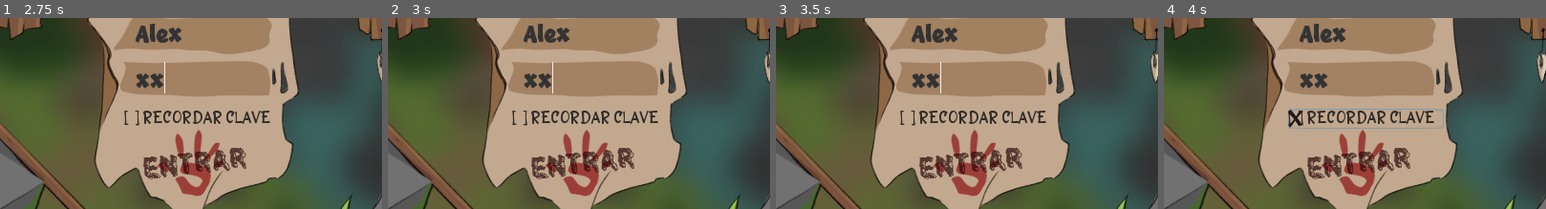
Above: before the commit, frames 1-4 (left to right).
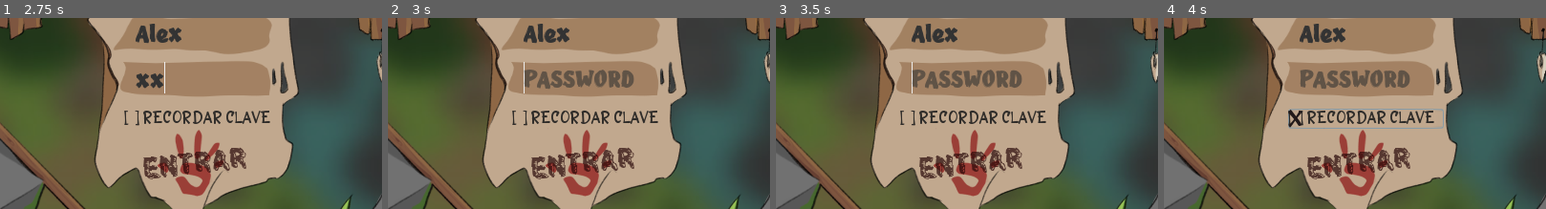
Above: after the commit, the same moments.

Repository: GabrielCancro/stone_age_firebase
Game: Godot game, scene res://Scenes/Login.tscn
Two runs of this game, one before a commit and one after it. Both use one fixed random seed, a clock stepped at 60 frames per second and the inputs below.
Inputs (mouse positions are % of the whole screen's width and height, from its top left):
- Up to frame 1 (2.75 s): click "v0.4.0" at 0.5 s; click "SHOW NEW LOGIN" at 1.25 s; click (51, 42) at 2.02 s; type "Alex" at 2.1 s; click (51, 54) at 2.25 s; type "12" at 2.33 s
- Up to frame 2 (3 s): click "ENTRAR" at 2.75 s
- Up to frame 3 (3.5 s): no input
- Up to frame 4 (4 s): click "[ ] RECORDAR CLAVE" at 3.5 s
The pictures show only the part of the screen within x 24-74%, y 38-88%; the shares and areas given below are measured in that part.

Frame 1 is identical in both runs. In frame 2, 1.9% of the frame differs, in the area x 35-65%, y 23-40%; in frame 3, 1.9%; in frame 4, 1.8%.
Error before the commit: Invalid get index 'user_name' (on base: 'Dictionary'). (res://Scenes/LoginNew.gd:25)
Error after the commit: Invalid operands 'String' and 'Nil' in operator 'in'. (res://Scenes/LoginNew.gd:37)

Commit message:
update

Diff:
--- a/Scenes/CreateGame.tscn
+++ b/Scenes/CreateGame.tscn
@@ -98,36 +98,36 @@
 scroll_horizontal_enabled = false
 
 [node name="VBox" type="VBoxContainer" parent="Panel/PlayerList/Scroll"]
-margin_right = 74.0
-margin_bottom = 151.0
+margin_right = 63.0
+margin_bottom = 131.0
 
 [node name="Ch1" type="CheckBox" parent="Panel/PlayerList/Scroll/VBox"]
-margin_right = 74.0
-margin_bottom = 27.0
+margin_right = 63.0
+margin_bottom = 23.0
 text = " Mole"
 
 [node name="Ch2" type="CheckBox" parent="Panel/PlayerList/Scroll/VBox"]
-margin_top = 31.0
-margin_right = 74.0
-margin_bottom = 58.0
+margin_top = 27.0
+margin_right = 63.0
+margin_bottom = 50.0
 text = " Mole"
 
 [node name="Ch3" type="CheckBox" parent="Panel/PlayerList/Scroll/VBox"]
-margin_top = 62.0
-margin_right = 74.0
-margin_bottom = 89.0
+margin_top = 54.0
+margin_right = 63.0
+margin_bottom = 77.0
 text = " Mole"
 
 [node name="Ch4" type="CheckBox" parent="Panel/PlayerList/Scroll/VBox"]
-margin_top = 93.0
-margin_right = 74.0
-margin_bottom = 120.0
+margin_top = 81.0
+margin_right = 63.0
+margin_bottom = 104.0
 text = " Mole"
 
 [node name="Ch5" type="CheckBox" parent="Panel/PlayerList/Scroll/VBox"]
-margin_top = 124.0
-margin_right = 74.0
-margin_bottom = 151.0
+margin_top = 108.0
+margin_right = 63.0
+margin_bottom = 131.0
 text = " Mole"
 
 [node name="Options" type="ColorRect" parent="Panel"]
--- a/Scenes/LoginNew.gd
+++ b/Scenes/LoginNew.gd
@@ -5,6 +5,7 @@
 	$btn_account.connect("button_down",self,"onClickAccount")
 	$btn_exit.connect("button_down",self,"onClickExit")
 	$btn_remember.connect("button_down",self,"onRememberClick")
+	$btn_enter.connect("button_down",self,"onEnterClick")
 	checkRemember()
 
 func onClickAccount():
@@ -25,3 +26,28 @@
 		$Input_name/LineEdit.text = StoreData.DATA.user_name
 		$Input_pass/LineEdit.text = StoreData.DATA.user_pass
 #		if("muted" in StoreData.DATA): $LogIn/Mute.pressed = StoreData.DATA.muted
+
+func onEnterClick():
+	var user_data = {
+		"name":$Input_name/LineEdit.text.to_upper(),
+		"pass":$Input_pass/LineEdit.text,
+		"mpass":$Input_pass/LineEdit.text.md5_text(),
+	}
+	$Input_pass/LineEdit.text = ""
+	if !"users" in FM.DATA: FM.DATA.users = {}
+	if !user_data.name in FM.DATA.users:
+#		$LogIn/Label_error.text = "USUARIO INEXISTENTE"
+		pass
+	else:
+		if FM.DATA.users[user_data.name].mpass == user_data.mpass:
+			GC.USER = FM.DATA.users[user_data.name]
+			StoreData.DATA["remember_user"] = $btn_remember/lb_X.visible
+			StoreData.DATA["user_name"] = user_data.name
+			StoreData.DATA["user_pass"] = user_data.pass
+			StoreData.DATA["muted"] = false #$LogIn/Mute.pressed
+			StoreData.save_store_data()
+			print("TE LOGUEASTE COMO >> ",GC.USER)
+			get_tree().change_scene("res://Scenes/Main.tscn")
+		else:
+#			$LogIn/Label_error.text = "CLAVE INCORRECTA"
+			pass
--- a/Scenes/LoginNew.tscn
+++ b/Scenes/LoginNew.tscn
@@ -229,7 +229,7 @@
 align = 1
 valign = 1
 
-[node name="Button" type="Button" parent="."]
+[node name="btn_enter" type="Button" parent="."]
 modulate = Color( 1, 1, 1, 0.698039 )
 margin_left = 342.0
 margin_top = 262.0
@@ -240,7 +240,7 @@
 flat = true
 expand_icon = true
 
-[node name="lb_enter" type="Label" parent="Button"]
+[node name="lb_enter" type="Label" parent="btn_enter"]
 margin_left = -37.0
 margin_top = 27.0
 margin_right = 135.0
--- a/Scenes/Main.gd
+++ b/Scenes/Main.gd
@@ -41,6 +41,7 @@
 		FM.push_data("games")
 		yield(FM,"complete_push")
 	_add_break("Tus Partidas Activas")
+	for i in FM.DATA.games: if(!"is_open" in FM.DATA.games[i]): FM.DATA.games[i]["is_open"] = false
 	for i in FM.DATA.games: if(GC.USER.name in FM.DATA.games[i].players): _add_game_entry(i)
 	_add_break("Partidas Públicas")
 	for i in FM.DATA.games: if(!GC.USER.name in FM.DATA.games[i].players && FM.DATA.games[i].is_open): _add_game_entry(i)
